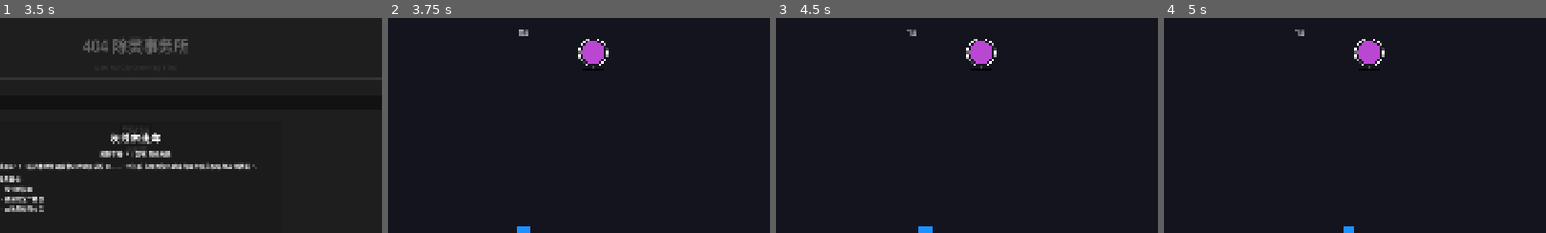
Above: before the commit, frames 1-4 (left to right).
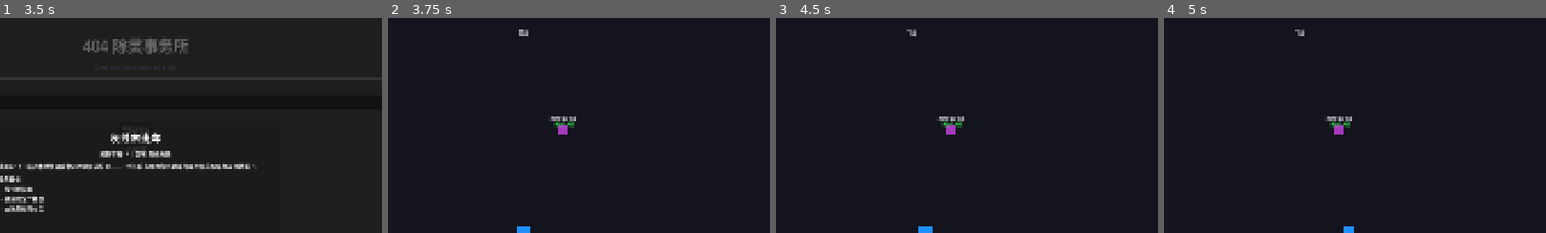
Above: after the commit, the same moments.

Repository: thefoolsparkle-oss/404_exorcism_agency
Game: Godot game, scene res://scenes/office/office_main.tscn
The game is run twice, just before and just after one commit, with the same random seed, the same clock (stepped at 60 frames per second) and the same inputs.
Inputs (mouse positions are % of the whole screen's width and height, from its top left):
- Up to frame 1 (3.5 s): click "林锦" at 0.5 s; click "案件终端" at 1.25 s; click "档案库" at 2 s; click "返回" at 2.75 s
- Up to frame 2 (3.75 s): click "接受任务" at 3.5 s
- Up to frame 3 (4.5 s): tap Enter at 4.25 s; move the mouse to (72, 45) at 4.27 s; hold D (move_right) from 4.28 s (still down); hold E (interact) from 4.28 s (still down); click (72, 45) at 4.42 s
- Up to frame 4 (5 s): keep holding D (move_right); keep holding E (interact)
The pictures show only the part of the screen within x 32-82%, y 0-50%; the shares and areas given below are measured in that part.

Frame 1 is identical in both runs. In frame 2, 1.1% of the frame differs, in the area x 42-58%, y 9-55%; in frame 3, 1.1%; in frame 4, 1.1%.

Commit message:
Fix: revert to UI-style interactive objects, spawn distance reduced to 150-400px (always visible on screen)

Diff:
--- a/game/scenes/combat/interactive_object.tscn
+++ b/game/scenes/combat/interactive_object.tscn
@@ -3,10 +3,35 @@
 [ext_resource type="Script" path="res://scripts/combat/interactive_object.gd" id="1_interactive"]
 
 [sub_resource type="CircleShape2D" id="Circle_interact"]
-radius = 55.0
+radius = 40.0
 
 [node name="InteractiveObject" type="Area2D"]
 script = ExtResource("1_interactive")
 
+[node name="visual" type="ColorRect" parent="."]
+color = Color(0.95, 0.85, 0.2, 0.85)
+size = Vector2(28, 28)
+position = Vector2(-14, -14)
+
+[node name="label" type="Label" parent="."]
+position = Vector2(-60, -45)
+text = "物品"
+theme_override_font_sizes/font_size = 12
+horizontal_alignment = 1
+size = Vector2(120, 20)
+
+[node name="progress_bar" type="ProgressBar" parent="."]
+position = Vector2(-30, 30)
+size = Vector2(60, 10)
+visible = false
+
+[node name="prompt" type="Label" parent="."]
+position = Vector2(-60, -25)
+text = ""
+theme_override_font_sizes/font_size = 11
+horizontal_alignment = 1
+size = Vector2(120, 20)
+theme_override_colors/font_color = Color(0.2, 1.0, 0.3, 1)
+
 [node name="collision_shape" type="CollisionShape2D" parent="."]
 shape = SubResource("Circle_interact")
--- a/game/scripts/combat/interactive_object.gd
+++ b/game/scripts/combat/interactive_object.gd
@@ -3,7 +3,6 @@
 @export var objective_type: String = "collect"
 @export var objective_target: String = ""
 @export var label_text: String = "物品"
-@export var draw_color: Color = Color.YELLOW
 
 enum State { IDLE, DONE }
 var state: int = State.IDLE
@@ -11,56 +10,58 @@
 var disable_progress: float = 0.0
 var disable_time: float = 1.5
 
+@onready var visual: ColorRect = $visual
+@onready var label: Label = $label
+@onready var progress_bar: ProgressBar = $progress_bar
+@onready var prompt_label: Label = $prompt
+
 func _ready() -> void:
+	label.text = label_text
 	if objective_type == "disable":
-		draw_color = Color(0.8, 0.3, 0.9, 0.9)
+		visual.color = Color(0.75, 0.25, 0.85, 0.85)
+		prompt_label.text = "按住 E 关闭"
 	body_entered.connect(_on_body_entered)
 	body_exited.connect(_on_body_exited)
-
-func _draw() -> void:
-	if state == State.DONE:
-		return
-	draw_circle(Vector2.ZERO, 36, draw_color)
-	draw_arc(Vector2.ZERO, 44, 0, TAU, 32, Color.WHITE, 2.0, true)
-	if objective_type == "disable":
-		var bar_w: float = 60
-		var bar_h: float = 8
-		var bar_y: float = 48
-		draw_rect(Rect2(-bar_w/2, bar_y, bar_w, bar_h), Color.BLACK, true)
-		draw_rect(Rect2(-bar_w/2, bar_y, bar_w * disable_progress / disable_time, bar_h), Color.GREEN, true)
 
 func _on_body_entered(body: Node2D) -> void:
 	if not body.is_in_group("player") or state != State.IDLE:
 		return
 	if objective_type == "collect":
-		_activate(body)
+		_activate()
 	else:
 		player_nearby = true
+		prompt_label.visible = true
 
 func _on_body_exited(body: Node2D) -> void:
 	if body.is_in_group("player"):
 		player_nearby = false
+		prompt_label.visible = false
 		disable_progress = 0.0
-		queue_redraw()
+		progress_bar.value = 0.0
+		progress_bar.visible = false
 
 func _process(delta: float) -> void:
 	if state != State.IDLE or not player_nearby or objective_type != "disable":
 		return
 	if Input.is_action_pressed("interact"):
 		disable_progress += delta
-		queue_redraw()
+		progress_bar.visible = true
+		progress_bar.value = disable_progress / disable_time * 100
 		if disable_progress >= disable_time:
-			_activate(null)
+			_activate()
 	else:
 		disable_progress = max(0.0, disable_progress - delta * 2.0)
-		queue_redraw()
-	rotation += delta * 1.5
+		progress_bar.value = disable_progress / disable_time * 100
+		if disable_progress <= 0:
+			progress_bar.visible = false
 
-func _activate(_body: Node2D) -> void:
+func _activate() -> void:
 	if state != State.IDLE:
 		return
 	state = State.DONE
 	var tracker = get_tree().current_scene.get_node_or_null("objective_tracker")
 	if tracker:
 		tracker.report_event(objective_type, objective_target, 1)
+	prompt_label.visible = false
+	progress_bar.visible = false
 	queue_free()
--- a/game/scripts/combat/objective_spawner.gd
+++ b/game/scripts/combat/objective_spawner.gd
@@ -52,8 +52,8 @@
 	var player = get_tree().current_scene.get_node_or_null("entities/player")
 	var center: Vector2 = player.global_position if player else Vector2(1920, 1080)
 	var angle: float = randf_range(0, TAU)
-	var dist: float = randf_range(250, 700)
+	var dist: float = randf_range(150, 400)
 	var pos: Vector2 = center + Vector2.RIGHT.rotated(angle) * dist
-	pos.x = clamp(pos.x, 100, 3740)
-	pos.y = clamp(pos.y, 100, 2060)
+	pos.x = clamp(pos.x, 80, 3760)
+	pos.y = clamp(pos.y, 80, 2080)
 	return pos
